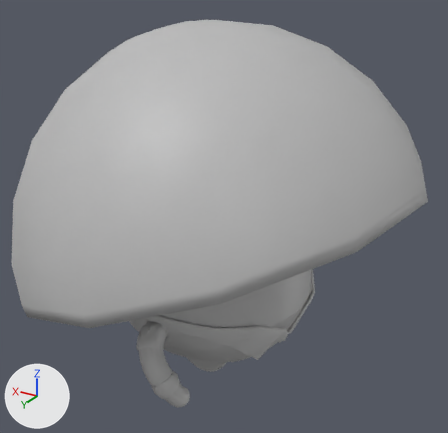
The FBX model Assets/Animation/Rau/anim/Rau_turn_right_90_anim_v01.fbx: old version first, new version second.
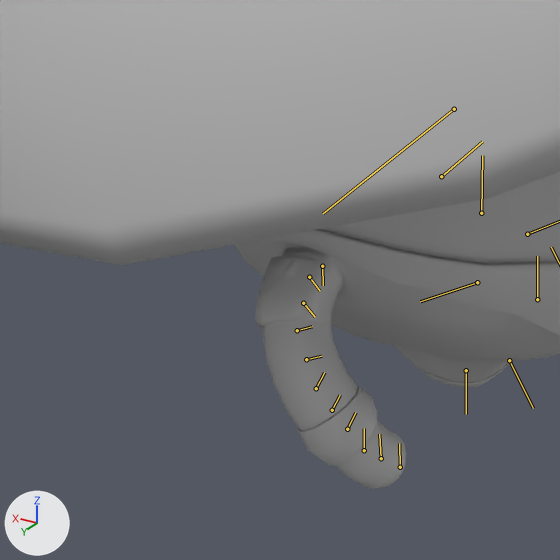
There are two pictures of each version: one whole from a camera (50 mm lens) standing at (-1.76, 2.94, 2.45) and looking at (0.0, 0.0, 0.98), one close up on the part from 10% to 55% of the width and 54% to 100% of the height. The lights are fixed; the arrows at lower left show +X, +Y and +Z. Both versions are drawn at frame 40 of the action 'Take 001'; the numbers are the values there. The bones that bend it are drawn over the model as lines in the close-ups.

The first close-up shows 'Rau_Clothes_Rigging:Rau'.
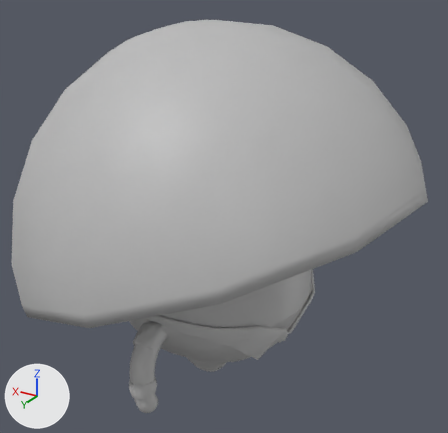
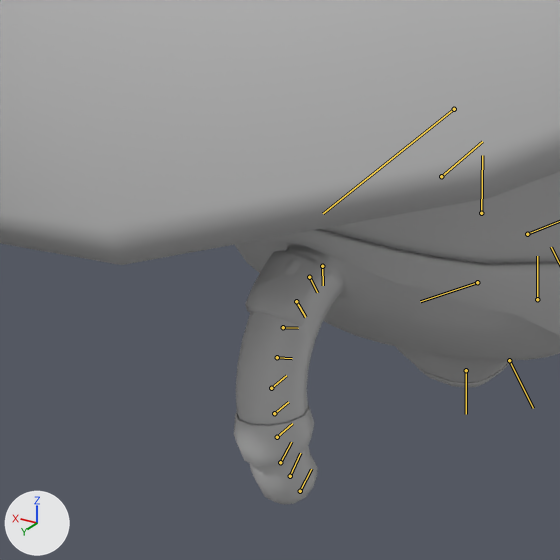
Changed parts and their boxes [x1, y1, x2, y2] in the close-ups (560 x 560 px):
'Rau_Clothes_Rigging:Rau', posed
    before: [0, 0, 560, 489]
    after: [0, 0, 560, 505]
bone 'Rau_Clothes_Rigging:R_Arm1_jnt', root to tip
    before: (309, 277) to (320, 291)
    after: (309, 277) to (317, 292)
bone 'Rau_Clothes_Rigging:R_Arm3_jnt', root to tip
    before: (297, 330) to (312, 326)
    after: (283, 327) to (298, 328)
bone 'Rau_Clothes_Rigging:R_Wrist2_jnt', root to tip
    before: (364, 450) to (364, 428)
    after: (280, 462) to (291, 442)

Diff of the bpy script that builds the scene:
```diff
--- a/Assets/Animation/Rau/anim/Rau_turn_right_90_anim_v01.fbx.py
+++ b/Assets/Animation/Rau/anim/Rau_turn_right_90_anim_v01.fbx.py
@@ bone_rau_clothes_rigging_r_arm1_jnt @@
 bone_rau_clothes_rigging_r_arm1_jnt = bpy.data.objects['Rau_Clothes_Rigging:Rau_rig'].pose.bones['Rau_Clothes_Rigging:R_Arm1_jnt']  # child of 'Rau_Clothes_Rigging:R_Shoulder_jnt'
-bone_rau_clothes_rigging_r_arm1_jnt.rotation_quaternion = (0.949, -0.083, -0.143, -0.268)  # degrees (-5, -18, -31)
+bone_rau_clothes_rigging_r_arm1_jnt.rotation_quaternion = (0.97, -0.018, -0.032, -0.241)  # degrees (-1, -4, -28)
@@ bone_rau_clothes_rigging_r_arm3_jnt @@
 bone_rau_clothes_rigging_r_arm3_jnt = bpy.data.objects['Rau_Clothes_Rigging:Rau_rig'].pose.bones['Rau_Clothes_Rigging:R_Arm3_jnt']  # child of 'Rau_Clothes_Rigging:R_Arm2_jnt'
-bone_rau_clothes_rigging_r_arm3_jnt.rotation_quaternion = (0.949, -0.076, -0.146, -0.268)  # degrees (-4, -19, -31)
+bone_rau_clothes_rigging_r_arm3_jnt.rotation_quaternion = (0.97, -0.016, -0.033, -0.241)  # degrees (-1, -4, -28)
@@ bone_rau_clothes_rigging_r_wrist2_jnt @@
 bone_rau_clothes_rigging_r_wrist2_jnt = bpy.data.objects['Rau_Clothes_Rigging:Rau_rig'].pose.bones['Rau_Clothes_Rigging:R_Wrist2_jnt']  # child of 'Rau_Clothes_Rigging:R_Wrist1_jnt'
-bone_rau_clothes_rigging_r_wrist2_jnt.rotation_quaternion = (0.969, -0.024, -0.044, -0.243)  # degrees (-1, -6, -28)
+bone_rau_clothes_rigging_r_wrist2_jnt.rotation_quaternion = (0.971, -0.013, -0.024, -0.239)  # degrees (-1, -3, -28)
```
